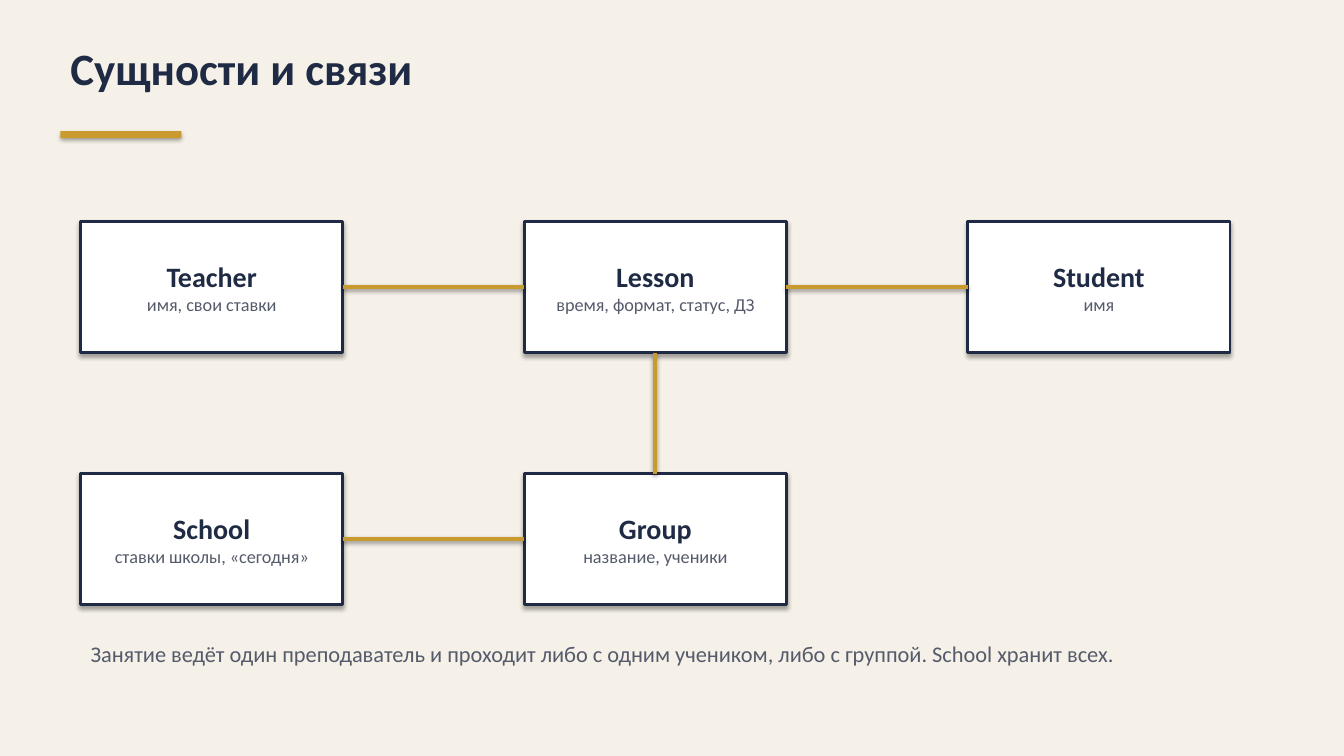
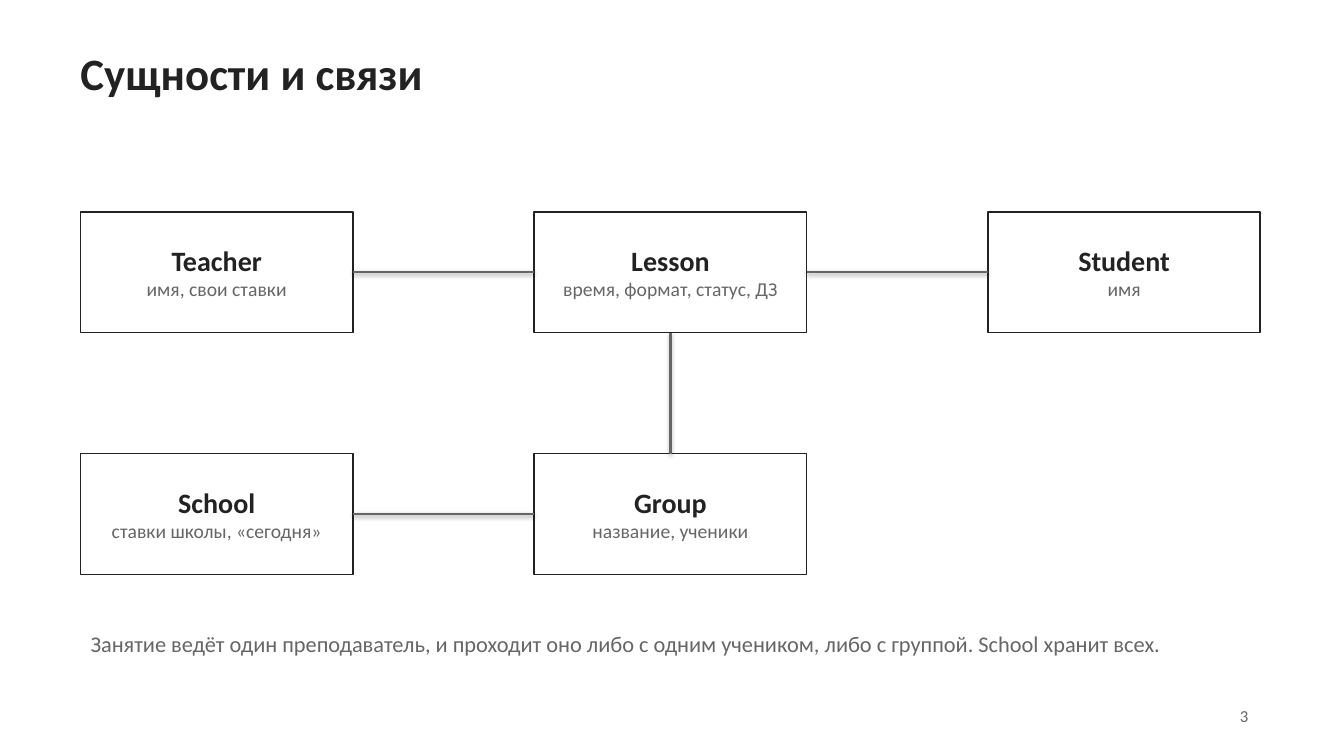
Before and after one commit to Michunchik/school-light, a slide deck: slide 3 of docs/school-light-seminar.pptx. Drawn at 1344x756 pixels with LibreOffice and Linux fonts; fonts in the diff are those of the drawing. Boxes give left, top, right and bottom in pixels: in the first picture for what was removed or moved away, otherwise in the second. Text is boxed around its words. In the diff, an @@ line names an element or a change of style, - is before the commit and + after.

```diff
--- a/docs/school-light-seminar.pptx
+++ b/docs/school-light-seminar.pptx
@@ background #F5F1E8 to #FFFFFF @@
@@ text "Сущности и связи": place and size @@
-text "Сущности и связи" at (70, 55, 412, 93)
+text "Сущности и связи" at (80, 60, 423, 98)
@@ text "Сущности и связи" at (80, 60, 423, 98): text colour #1F2A44 to #222222 @@
@@ rectangle removed at (60, 131, 181, 138) @@
@@ rectangle "Teacher": place and size @@
-rectangle "Teacher" at (81, 222, 343, 353)
+rectangle "Teacher" at (81, 212, 353, 333)
@@ rectangle "Teacher" at (81, 212, 353, 333): text colour #1F2A44 to #222222 in "Teacher"; size 13 to 14 pt, text colour #555B6B to #666666 in "имя, свои ставки"; outline #1F2A44 2 pt to #222222 1.25 pt; shadow off @@
@@ rectangle "Lesson": place and size @@
-rectangle "Lesson" at (524, 222, 786, 353)
+rectangle "Lesson" at (534, 212, 807, 333)
@@ rectangle "Lesson" at (534, 212, 807, 333): text colour #1F2A44 to #222222 in "Lesson"; size 13 to 14 pt, text colour #555B6B to #666666 in "время, формат, статус, ДЗ"; outline #1F2A44 2 pt to #222222 1.25 pt; shadow off @@
@@ rectangle "Student": place and size @@
-rectangle "Student" at (968, 222, 1230, 353)
+rectangle "Student" at (988, 212, 1260, 333)
@@ rectangle "Student" at (988, 212, 1260, 333): text colour #1F2A44 to #222222 in "Student"; size 13 to 14 pt, text colour #555B6B to #666666 in "имя"; outline #1F2A44 2 pt to #222222 1.25 pt; shadow off @@
@@ line moved from (343, 287) - (524, 287) to (353, 272) - (534, 272) @@
@@ line (353, 272) - (534, 272): stroke #C99A2E 3 pt to #666666 1.5 pt @@
@@ line moved from (786, 287) - (968, 287) to (807, 272) - (988, 272) @@
@@ line (807, 272) - (988, 272): stroke #C99A2E 3 pt to #666666 1.5 pt @@
@@ line moved from (655, 353) - (655, 474) to (670, 333) - (670, 454) @@
@@ line (670, 333) - (670, 454): stroke #C99A2E 3 pt to #666666 1.5 pt @@
@@ rectangle "School": place and size @@
-rectangle "School" at (81, 474, 343, 605)
+rectangle "School" at (81, 454, 353, 575)
@@ rectangle "School" at (81, 454, 353, 575): text colour #1F2A44 to #222222 in "School"; size 13 to 14 pt, text colour #555B6B to #666666 in "ставки школы, «сегодня»"; outline #1F2A44 2 pt to #222222 1.25 pt; shadow off @@
@@ rectangle "Group": place and size @@
-rectangle "Group" at (524, 474, 786, 605)
+rectangle "Group" at (534, 454, 807, 575)
@@ rectangle "Group" at (534, 454, 807, 575): text colour #1F2A44 to #222222 in "Group"; size 13 to 14 pt, text colour #555B6B to #666666 in "название, ученики"; outline #1F2A44 2 pt to #222222 1.25 pt; shadow off @@
@@ line moved from (343, 539) - (524, 539) to (353, 514) - (534, 514) @@
@@ line (353, 514) - (534, 514): stroke #C99A2E 3 pt to #666666 1.5 pt @@
@@ text at (91, 636, 1159, 656): text changed; text colour #555B6B to #666666 @@
-Занятие ведёт один преподаватель и проходит либо с одним учеником, либо с группой. School хранит всех.
+Занятие ведёт один преподаватель, и проходит оно либо с одним учеником, либо с группой. School хранит всех.
@@ text added at (1240, 711, 1248, 722), 12 pt, text #666666 @@
+3
```
Also in this commit, not shown: 9 other slides changed.
